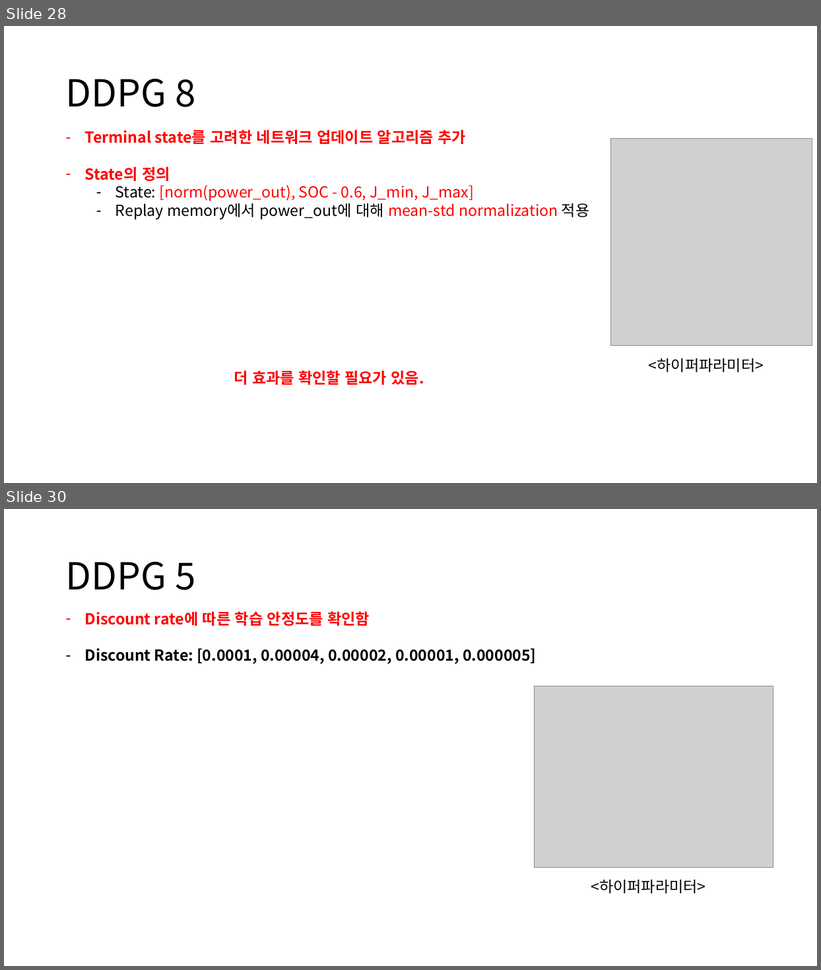
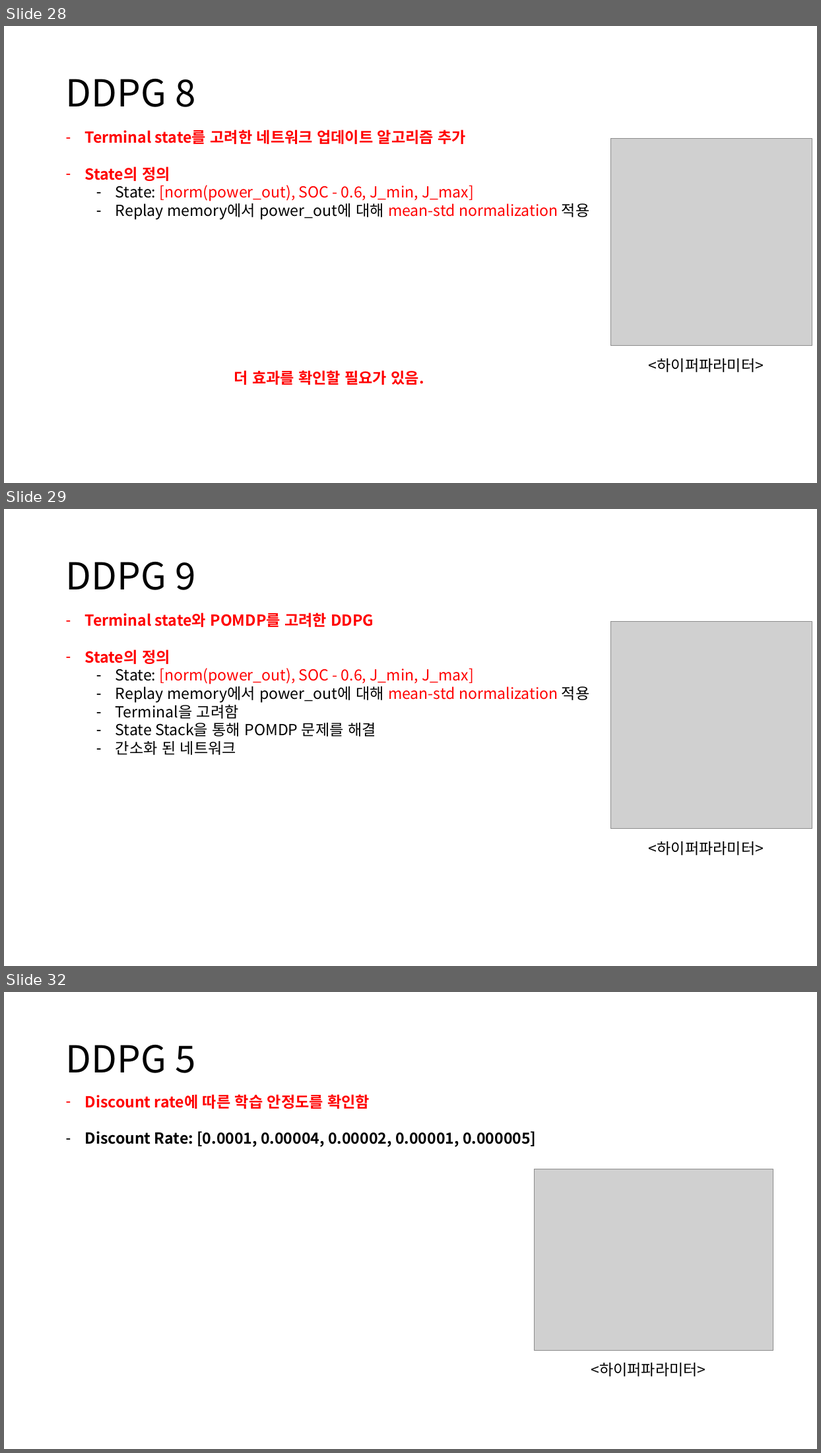
Before and after one commit to zidane89/experiment, a slide deck: 실험정리.pptx. Shown one above the other, each under a label of ours: slides 28 and 30 before the commit, slides 28, 29 and 32 after it; the slides between them are not shown. The pictures are 821x970 and 821x1453 pixels, drawn with LibreOffice and Linux fonts; fonts in the diff are those of the drawing; grey boxes stand for pictures. Boxes give left, top, right and bottom in pixels: in the first picture for what was removed or moved away, otherwise in the second. Text is boxed around its words. In the diff, an @@ line names an element or a change of style, - is before the commit and + after.

```diff
--- a/실험정리.pptx
+++ b/실험정리.pptx
@@ slide 29 added at <box>4,509,817,966</box>, background #FFFFFF @@
@@ title added at <box>66,562,195,590</box>, 44 pt, text #000000 @@
+DDPG 9
@@ text added at <box>85,613,590,755</box>, 18 pt, text #FF0000 @@
+  – Terminal state와 POMDP를 고려한 DDPG
+  – State의 정의
+    – State: [norm(power_out), SOC - 0.6, J_min, J_max]
+  – Replay memory에서 power_out에 대해 mean-std normalization 적용
+  – Terminal을 고려함
+  – State Stack을 통해 POMDP 문제를 해결
+  – 간소화 된 네트워크
@@ picture added at <box>611,622,812,828</box> @@
@@ text added at <box>649,842,764,855</box>, 18 pt, text #000000 @@
+<하이퍼파라미터>
@@ what was slide 30 is now slide 32 @@
```
Also in this commit, not shown: 5 slides changed, 1 other slide added, 3 other files.
